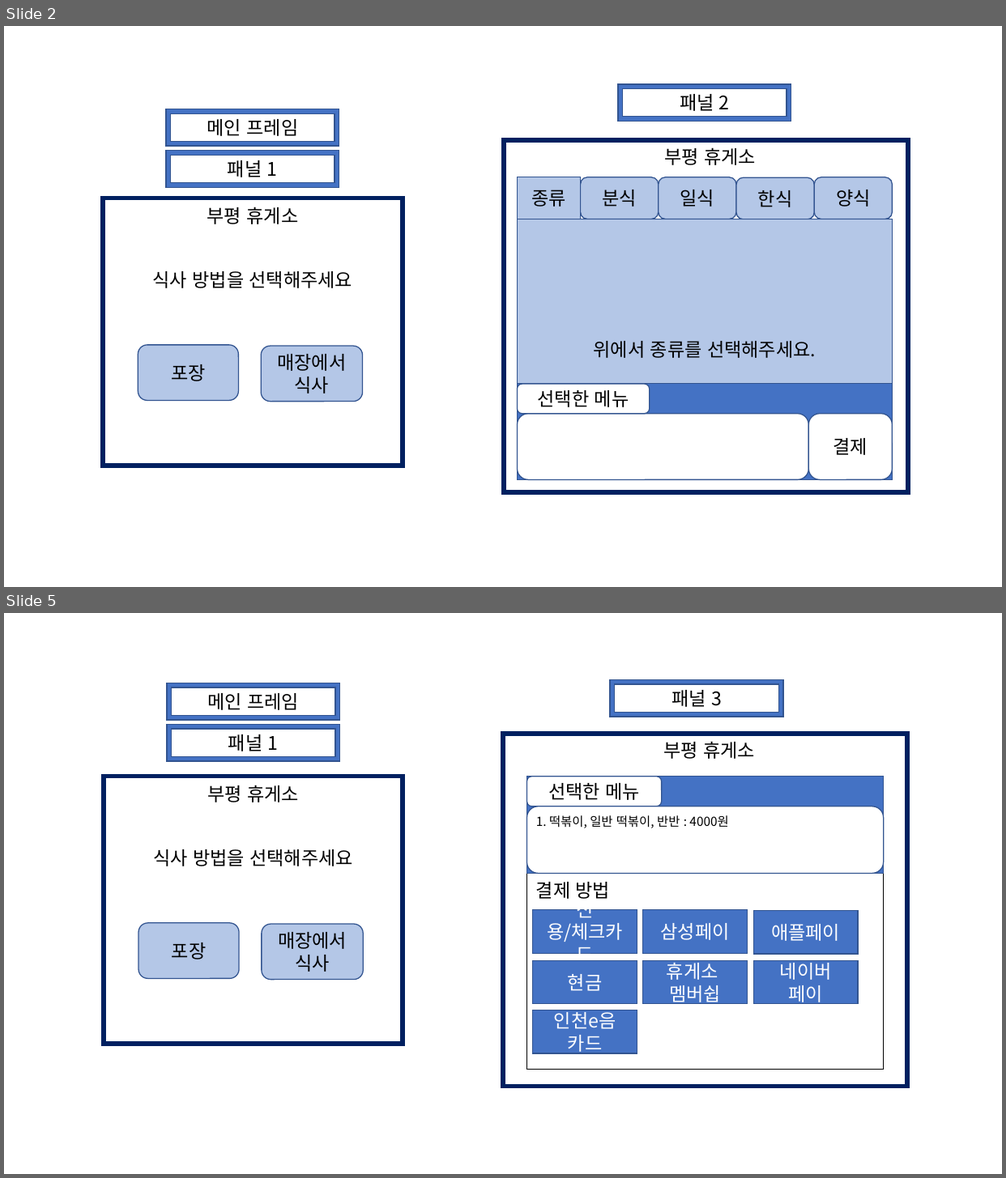
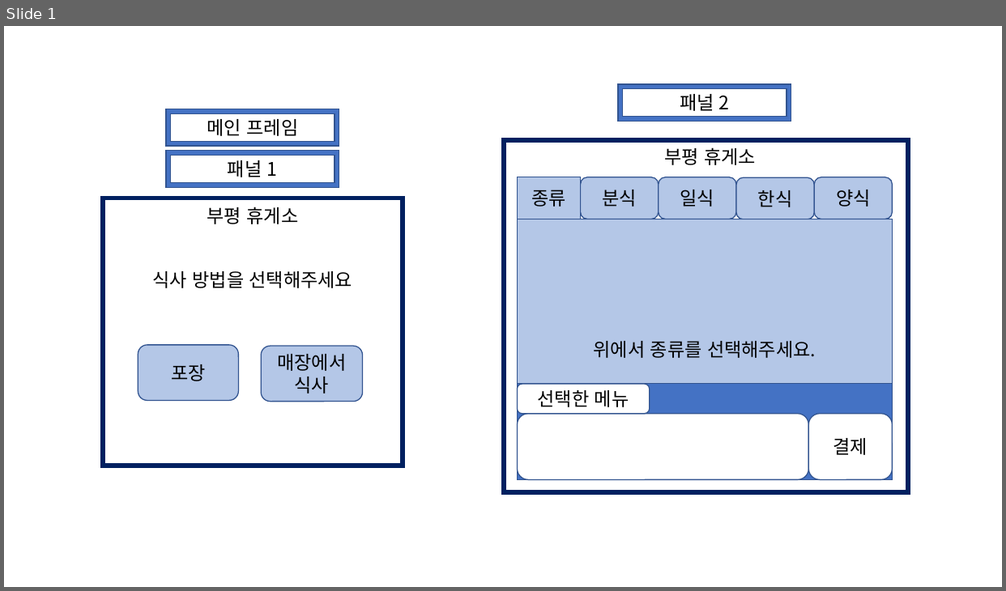
Before and after one commit to ase10git/JavaProject, a slide deck: 자바프로젝트 20231114.pptx. Shown one above the other, each under a label of ours: slides 2 and 5 before the commit, slide 1 after it; the slides between them are not shown. The pictures are 1006x1178 and 1006x591 pixels, drawn with LibreOffice and Linux fonts; fonts in the diff are those of the drawing. Boxes give left, top, right and bottom in pixels: in the first picture for what was removed or moved away, otherwise in the second. Text is boxed around its words. In the diff, an @@ line names an element or a change of style, - is before the commit and + after.

```diff
--- a/자바프로젝트 20231114.pptx
+++ b/자바프로젝트 20231114.pptx
@@ slide 5 removed at box(4, 613, 1002, 1174), background #FFFFFF @@
@@ frame removed at box(167, 683, 339, 719) @@
-메인 프레임
@@ frame removed at box(167, 725, 339, 761) @@
-패널 1
@@ group removed at box(104, 776, 403, 1044): 2 texts, 2 rounded rectangles, 1 rectangle @@
-부평 휴게소
-식사 방법을 선택해주세요
-포장
-매장에서 식사
@@ group removed at box(503, 679, 908, 1086): 10 rectangles, 3 texts, 2 rounded rectangles, 1 frame @@
-부평 휴게소
-패널 3
-선택한 메뉴
-1. 떡볶이, 일반 떡볶이, 반반 : 4000원
-결제 방법
-신용/체크카드
-삼성페이
-애플페이
-현금
-휴게소
-멤버쉽
-네이버
-페이
-인천e음
-카드
@@ what was slide 2 is now slide 1 @@
```
Also in this commit, not shown: 4 slides changed, 2 slides added, 4 other slides removed, 8 other files.
